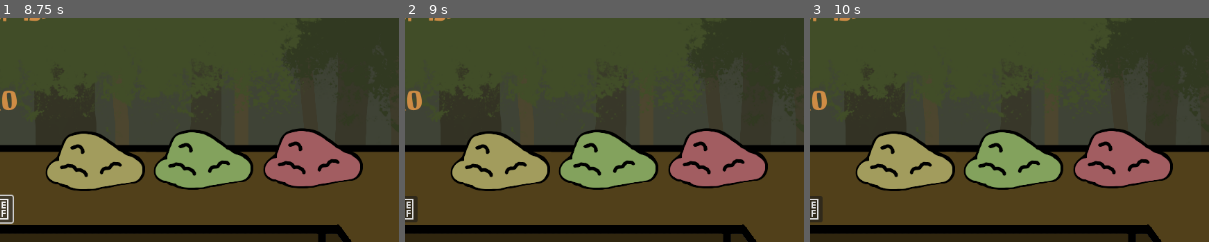
Above: before the commit, frames 1-3 (left to right).
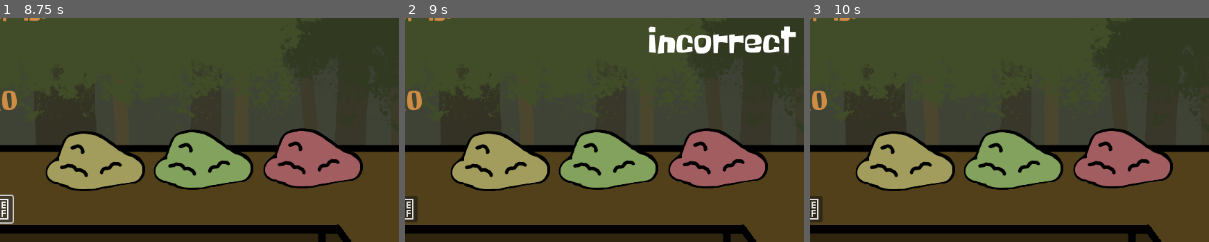
Above: after the commit, the same moments.

Repository: christianklehm/monkey-game
Game: Godot game, scene res://scenes/menu_scene.tscn
Two runs of this game, one before a commit and one after it. Both use one fixed random seed, a clock stepped at 60 frames per second and the inputs below. Sound files missing from this copy of the repository are replaced by a short silence.
Inputs (mouse positions are % of the whole screen's width and height, from its top left):
- Up to frame 1 (8.75 s): click "Start" at 0.5 s; click "Start" at 1.25 s; click "Start" at 2 s; tap Enter at 2.75, 4.25, 5.75 s; move the mouse to (45, 70) at 2.77 s; click (45, 70) at 2.92 s; tap Space at 3.5, 5, 6.5 s; move the mouse to (80, 65) at 3.52 s; click (80, 65) at 3.67 s; move the mouse to (20, 35) at 4.27 s; click (20, 35) at 4.42 s; move the mouse to (55, 50) at 5.02 s; click (55, 50) at 5.17 s; move the mouse to (35, 25) at 5.77 s; click (35, 25) at 5.92 s; move the mouse to (72, 45) at 6.52 s; click (72, 45) at 6.67 s; move the mouse to (30, 55) at 7.27 s; click (30, 55) at 7.42 s; click "🗑️" at 8 s
- Up to frame 2 (9 s): click "✅" at 8.75 s
- Up to frame 3 (10 s): click "Back" at 9.5 s
The pictures show only the part of the screen within x 36-86%, y 23-73%; the shares and areas given below are measured in that part.

Frame 1 is identical in both runs. In frame 2, 2.1% of the frame differs, in the area x 60-98%, y 3-17%; in frame 3, nothing differs.

Commit message:
Updated order check messages to display on screen.

Diff:
--- a/scenes/play_scene.tscn
+++ b/scenes/play_scene.tscn
@@ -138,6 +138,12 @@
 [node name="AddPeanutSFX" type="AudioStreamPlayer" parent="ps_submit_order_button"]
 stream = ExtResource("9_hjngv")
 
+[node name="order_result_message" type="Label" parent="ps_submit_order_button"]
+visible = false
+layout_mode = 0
+offset_right = 40.0
+offset_bottom = 55.0
+
 [connection signal="pressed" from="ps_back_to_mm" to="ps_back_to_mm" method="_on_pressed"]
 [connection signal="finished" from="ps_back_to_mm/ButtonClick" to="ps_back_to_mm" method="_on_button_click_finished"]
 [connection signal="mouse_entered" from="ps_red_pile_controller" to="ps_red_pile_controller" method="_on_mouse_entered"]
--- a/scripts/ps_play_scene.gd
+++ b/scripts/ps_play_scene.gd
@@ -12,6 +12,7 @@
 	active_monkey.display_monkey()
 
 # This function checks whether the peanuts on the plate match the active order.
+# Called by the submit order button
 func order_is_correct() -> bool:
 	var plate_color_counts = $"ps_active_plate_controller".get_color_count()
 	var check_result = false
--- a/scripts/ps_submit_order_button.gd
+++ b/scripts/ps_submit_order_button.gd
@@ -2,6 +2,14 @@
 
 func _on_pressed() -> void:
 	if $"..".order_is_correct():
-		print("The order is correct.")
+		$order_result_message.text = "Correct!"
+		$order_result_message.position = Vector2(400, -200) #Coords relative to parent button
+		$order_result_message.show()
+		await get_tree().create_timer(1.0).timeout  # waits 1 second
+		$order_result_message.hide()
 	else:
-		print("The order is incorrect.")
+		$order_result_message.text = "Incorrect"
+		$order_result_message.position = Vector2(400, -200) #Coords relative to parent button
+		$order_result_message.show()
+		await get_tree().create_timer(1.0).timeout  # waits 1 second
+		$order_result_message.hide()
